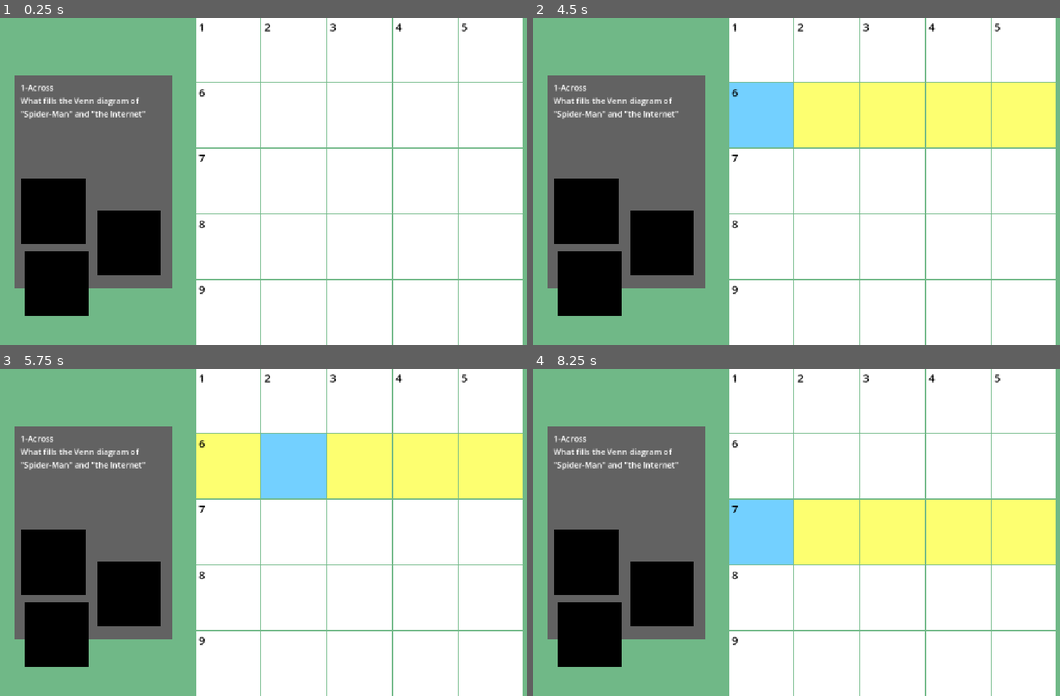
Above: before the commit, frames 1-4 (two rows, left to right).
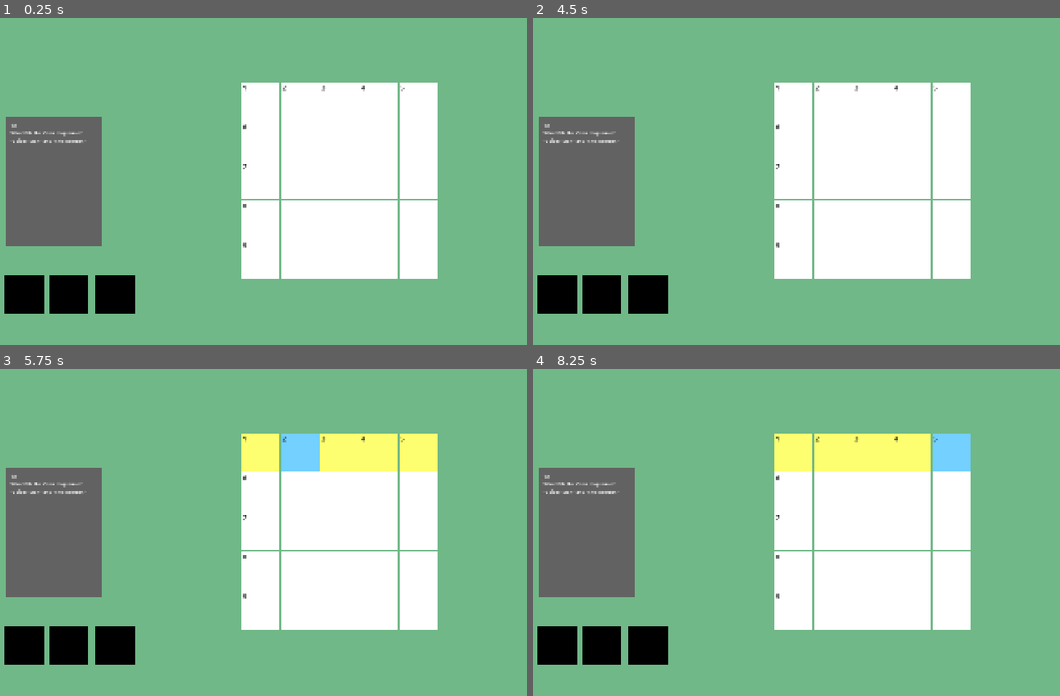
Above: after the commit, the same moments.

Repository: tagetjerngren/WordCrossing
Game: Godot game, scene res://Scenes/level.tscn
Same seed, same stepped clock (60 frames per second), same inputs: the game is played once before the commit and once after it.
Inputs (mouse positions are in pixels of both pictures, inside the frame that each line leads up to):
- Up to frame 1 (0.25 s): no input
- Up to frame 2 (4.5 s): tap Enter at 0.5, 2, 3.5 s; move the mouse to (759, 50) at 0.52 s; click (759, 50) at 0.67 s; tap Space at 1.25, 2.75, 4.25 s; move the mouse to (828, 50) at 1.27 s; click (828, 50) at 1.42 s; move the mouse to (891, 50) at 2.02 s; click (891, 50) at 2.17 s; move the mouse to (959, 50) at 2.77 s; click (959, 50) at 2.92 s; move the mouse to (1023, 50) at 3.52 s; click (1023, 50) at 3.67 s; move the mouse to (759, 116) at 4.27 s; click (759, 116) at 4.42 s
- Up to frame 3 (5.75 s): move the mouse to (295, 467) at 5.02 s; click (295, 467) at 5.17 s
- Up to frame 4 (8.25 s): move the mouse to (891, 467) at 5.77 s; click (891, 467) at 5.92 s; move the mouse to (959, 467) at 6.52 s; click (959, 467) at 6.67 s; move the mouse to (1023, 467) at 7.27 s; click (1023, 467) at 7.42 s; move the mouse to (759, 532) at 8.02 s; click (759, 532) at 8.17 s

The runs differ from the first frame. In frame 1, 57% of the frame differs, in the area x 0-100%, y 0-100%; in frame 2, 64%; in frame 3, 60%; in frame 4, 68%.

Commit message:
Resize window to 1080p

Diff:
--- a/Scenes/hint.tscn
+++ b/Scenes/hint.tscn
@@ -30,6 +30,6 @@
 offset_top = 13.0
 offset_right = 302.0
 offset_bottom = 88.0
-text = "1-Across
+text = "1A
 What fills the Venn diagram of \"Spider-Man\" and \"the Internet\""
 autowrap_mode = 2
--- a/Scenes/level.tscn
+++ b/Scenes/level.tscn
@@ -7,21 +7,21 @@
 [node name="Level" type="Node" unique_id=39279757]
 
 [node name="ColorRect" type="ColorRect" parent="." unique_id=1879438457]
-offset_right = 1152.0
-offset_bottom = 648.0
+offset_right = 1920.0
+offset_bottom = 1080.0
 mouse_filter = 2
 color = Color(0.4392, 0.72, 0.52812004, 1)
 
 [node name="Grid" parent="." unique_id=1413559531 instance=ExtResource("1_k5f4k")]
-position = Vector2(786.08, 388)
+position = Vector2(1200, 600)
 
 [node name="Hint" parent="." unique_id=221862569 instance=ExtResource("2_6phgx")]
 
 [node name="BlockTile" parent="." unique_id=874212332 instance=ExtResource("3_6phgx")]
-position = Vector2(121, 526)
+position = Vector2(241, 915)
 
 [node name="BlockTile2" parent="." unique_id=233604654 instance=ExtResource("3_6phgx")]
-position = Vector2(114, 383)
+position = Vector2(95, 913)
 
 [node name="BlockTile3" parent="." unique_id=706124688 instance=ExtResource("3_6phgx")]
-position = Vector2(264, 445)
+position = Vector2(394, 915)
--- a/project.godot
+++ b/project.godot
@@ -17,6 +17,8 @@
 
 [display]
 
+window/size/viewport_width=1920
+window/size/viewport_height=1080
 window/stretch/mode="canvas_items"
 window/stretch/aspect="expand"
 
